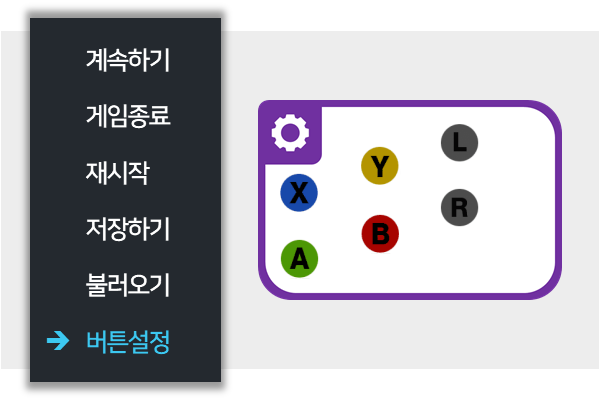
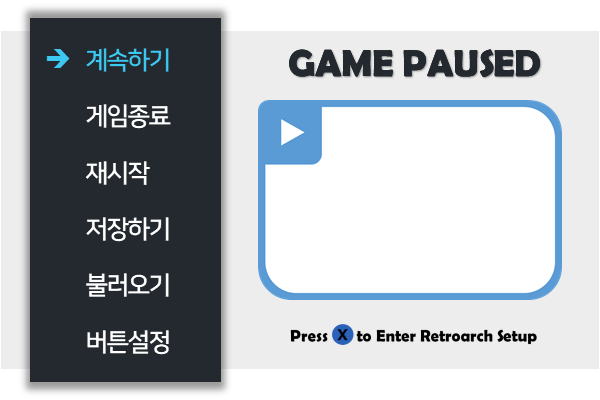
Layers edited between the first and the second 600×400 image:
renamed "1" to "PASUED", showed it, painted on it over bbox(281, 49, 543, 345)
hid "layout1.png" over bbox(280, 124, 479, 279)
hid "button" over bbox(46, 48, 562, 355)
showed "resume" over bbox(46, 48, 562, 355)
